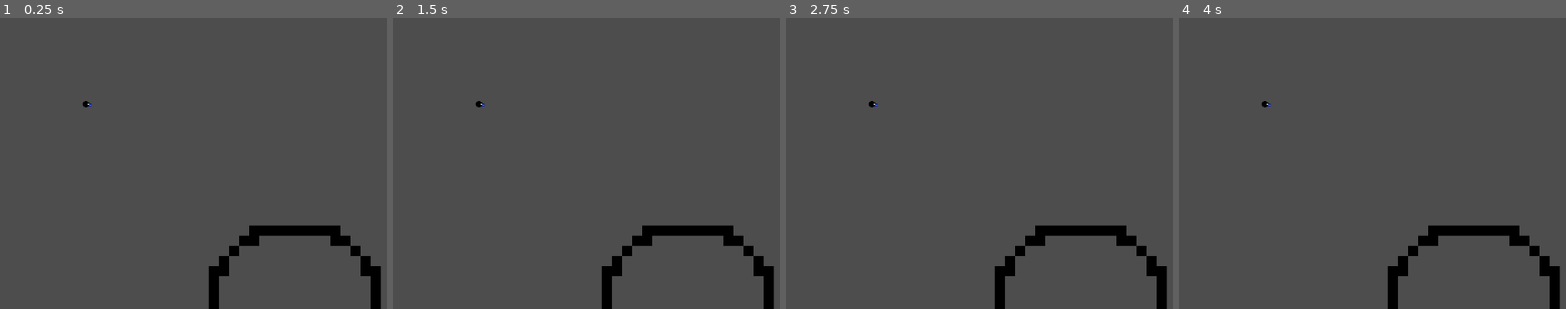
Above: before the commit, frames 1-4 (left to right).
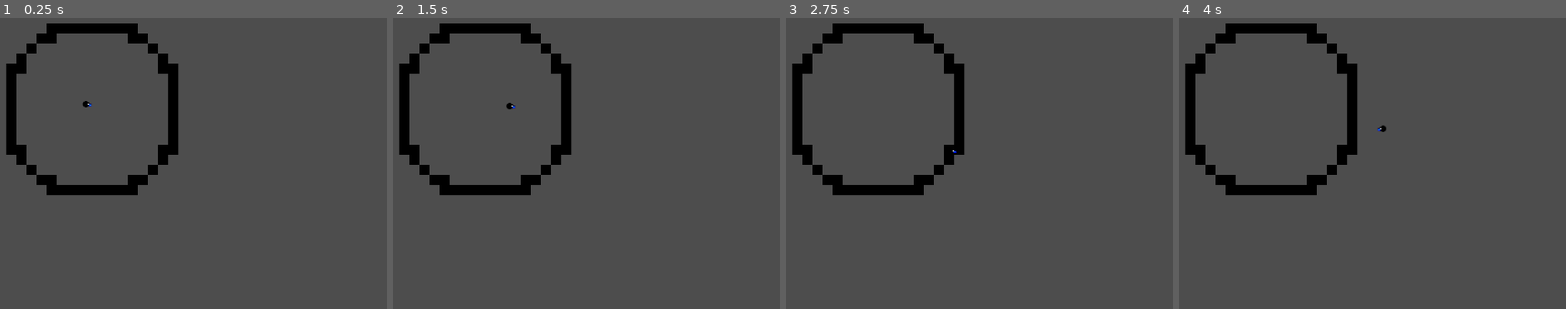
Above: after the commit, the same moments.

Repository: the-alex-g/LD54
Game: Godot game, scene res://world/world.tscn
The game is run twice, just before and just after one commit, with the same random seed, the same clock (stepped at 60 frames per second) and the same inputs.
Inputs:
- Up to frame 1 (0.25 s): no input
- Up to frame 2 (1.5 s): tap Enter at 0.5 s; hold D (right) 0.53-1.28 s; tap B (build) at 0.6, 1.35 s; hold S (down) from 1.28 s (still down)
- Up to frame 3 (2.75 s): tap Space at 2 s; release S (down) at 2.03 s; hold D (right) from 2.03 s (still down); tap B (build) at 2.1 s
- Up to frame 4 (4 s): tap Enter at 2.75 s; release D (right) at 2.78 s; hold W (up) 2.78-3.53 s; tap B (build) at 2.85, 3.6 s; tap Space at 3.5 s; hold A (left) from 3.53 s (still down)

The runs differ from the first frame. In frame 1, 7.7% of the frame differs, in the area x 1-99%, y 1-100%; in frame 2, 7.8%; in frame 3, 7.7%; in frame 4, 7.8%.
Error before the commit: Parse Error: Invalid numeric notation. (res://player/player.gd:5)

Commit message:
Update build anchors every .1 seconds

Diff:
--- a/project/player/player.gd
+++ b/project/player/player.gd
@@ -1,8 +1,10 @@
 class_name Player
 extends CharacterBody2D
 
+signal build()
+
 @export var speed := 150.0
-@export var squish := 1dddd
+@export var squish := 1
 
 var x_direction := 1 : set = _set_x_direction
 
@@ -26,6 +28,13 @@
 
 	velocity = lerp(velocity, movement * speed, squish * delta)
 
+	if Input.is_action_just_pressed("build"):
+		_build()
+
+
+func _build()->void:
+	build.emit()
+
 
 func _set_x_direction(value:int)->void:
 	if x_direction != value:
--- a/project/world/world.gd
+++ b/project/world/world.gd
@@ -1,13 +1,20 @@
 extends Node2D
+
+signal update_anchors(anchors, location)
+signal open_build_menu
+
+enum Anchors {TOP, BOTTOM, SIDE}
 
 @export var min_bubble_radius := 8
 @export var max_bubble_radius := 16
 
 @onready var _tilemap : TileMap = $TileMap
+@onready var _player : Player = $Player
 
 
 func _ready()->void:
-	_generate_bubble(Vector2i(20, 20), 8)
+	_generate_bubble(Vector2i.ZERO, 8)
+	_update_build_anchors(_player.global_position)
 
 
 func _generate_bubble(at:Vector2i, radius:int)->void:
@@ -15,3 +22,24 @@
 		for y in range(-radius, radius + 1):
 			if pow(x, 2) + pow(y, 2) < pow(radius + 1, 2) and pow(x, 2) + pow(y, 2) >= pow(radius, 2):
 				_tilemap.set_cell(0, Vector2i(x, y) + at, 0, Vector2i.ZERO)
+
+
+func _update_build_anchors(at:Vector2)->void:
+	var map_coords := _tilemap.local_to_map(at)
+
+	var valid_build_anchors := []
+
+	if _tilemap.get_cell_source_id(0, map_coords + Vector2i.DOWN) > -1:
+		valid_build_anchors.append(Anchors.BOTTOM)
+	if _tilemap.get_cell_source_id(0, map_coords + Vector2i.UP) > -1:
+		valid_build_anchors.append(Anchors.TOP)
+	if _tilemap.get_cell_source_id(0, map_coords + Vector2i.LEFT) > -1:
+		valid_build_anchors.append(Anchors.SIDE)
+	elif _tilemap.get_cell_source_id(0, map_coords + Vector2i.RIGHT) > -1:
+		valid_build_anchors.append(Anchors.SIDE)
+
+	update_anchors.emit(valid_build_anchors, map_coords)
+
+	# run this function every .1 seconds
+	await get_tree().create_timer(0.1).timeout
+	_update_build_anchors(_player.global_position)
--- a/project/world/world.tscn
+++ b/project/world/world.tscn
@@ -21,5 +21,5 @@
 [node name="Camera2D" type="Camera2D" parent="."]
 
 [node name="Player" parent="." instance=ExtResource("3_xwo8a")]
-speed = null
-squish = null
+
+[connection signal="build" from="Player" to="." method="_on_player_build"]
